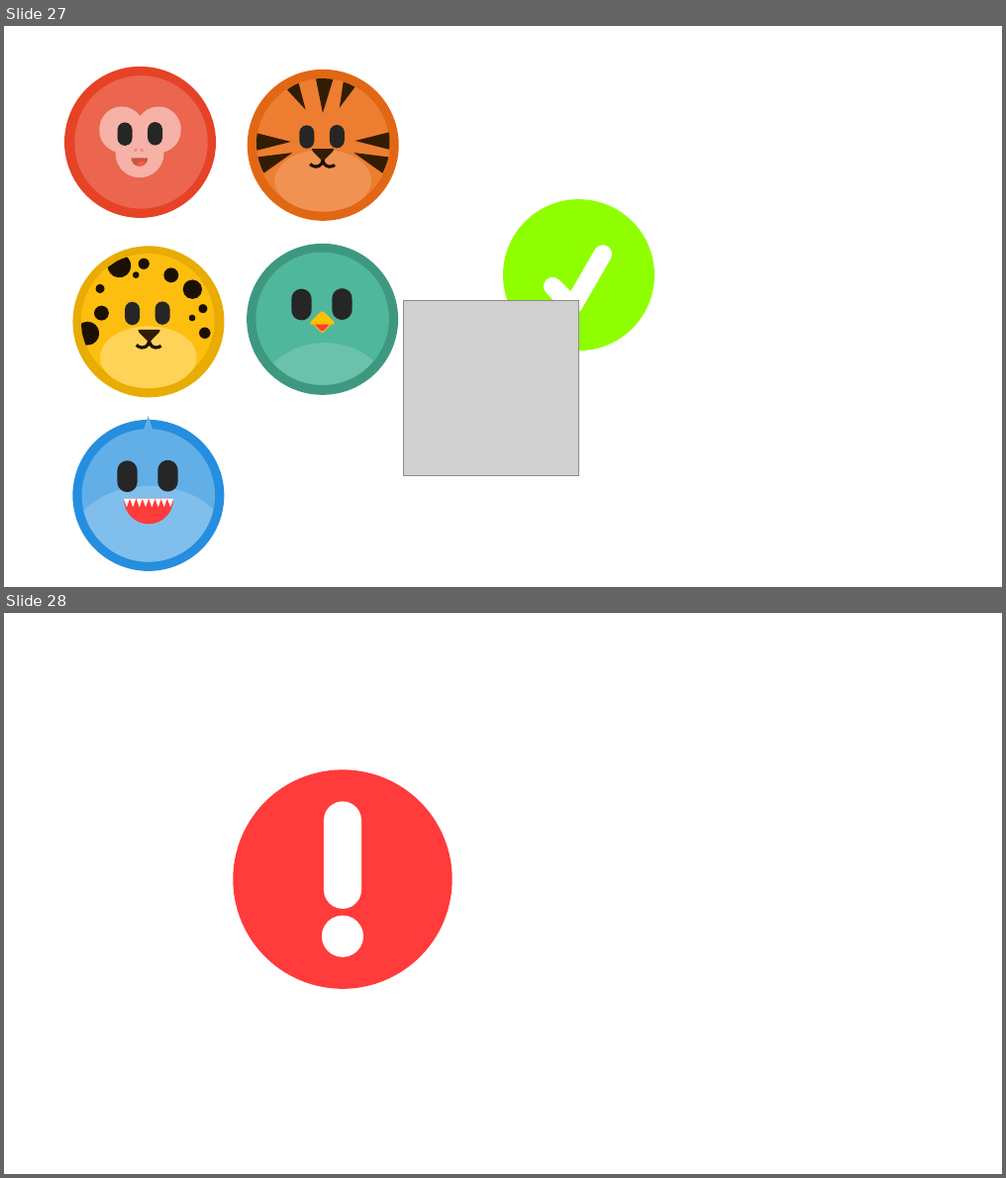
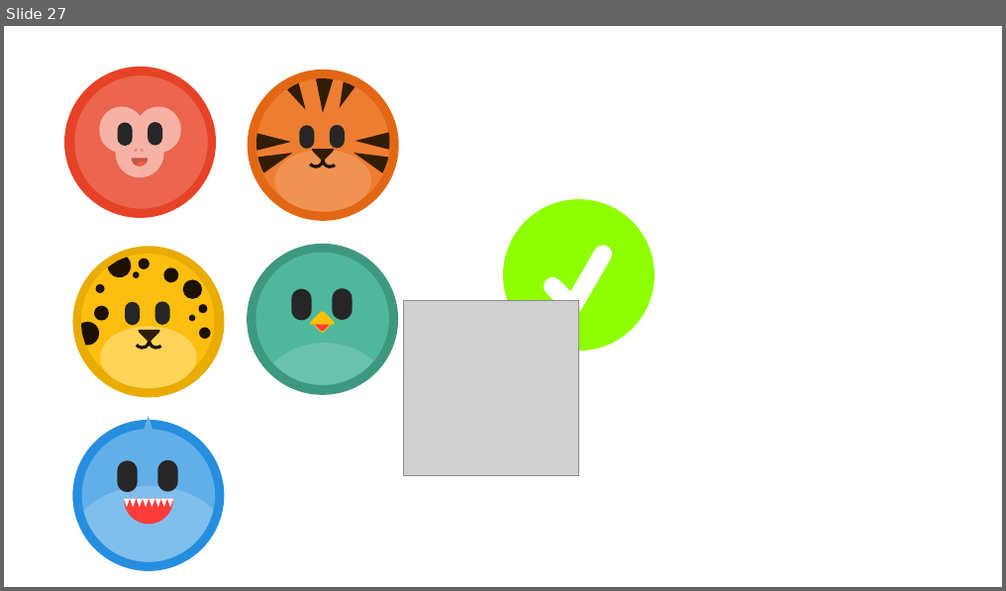
Before and after one commit to pedrogmo/projetopp2, a slide deck: slide/Apresentação1.pptx. Shown one above the other, each under a label of ours: slides 27 and 28 before the commit, slide 27 after it. The pictures are 1006x1178 and 1006x591 pixels, drawn with LibreOffice and Linux fonts; fonts in the diff are those of the drawing; grey boxes stand for pictures. Boxes give left, top, right and bottom in pixels: in the first picture for what was removed or moved away, otherwise in the second. Text is boxed around its words. In the diff, an @@ line names an element or a change of style, - is before the commit and + after.

```diff
--- a/slide/Apresentação1.pptx
+++ b/slide/Apresentação1.pptx
@@ slide 28 removed at [4, 613, 1002, 1174], background #FFFFFF @@
@@ ellipse removed at [233, 770, 452, 989] @@
@@ rounded rectangle removed at [324, 802, 361, 909] @@
@@ ellipse removed at [322, 916, 363, 958] @@
```
Also in this commit, not shown: 2 slides added, 1 other file.
